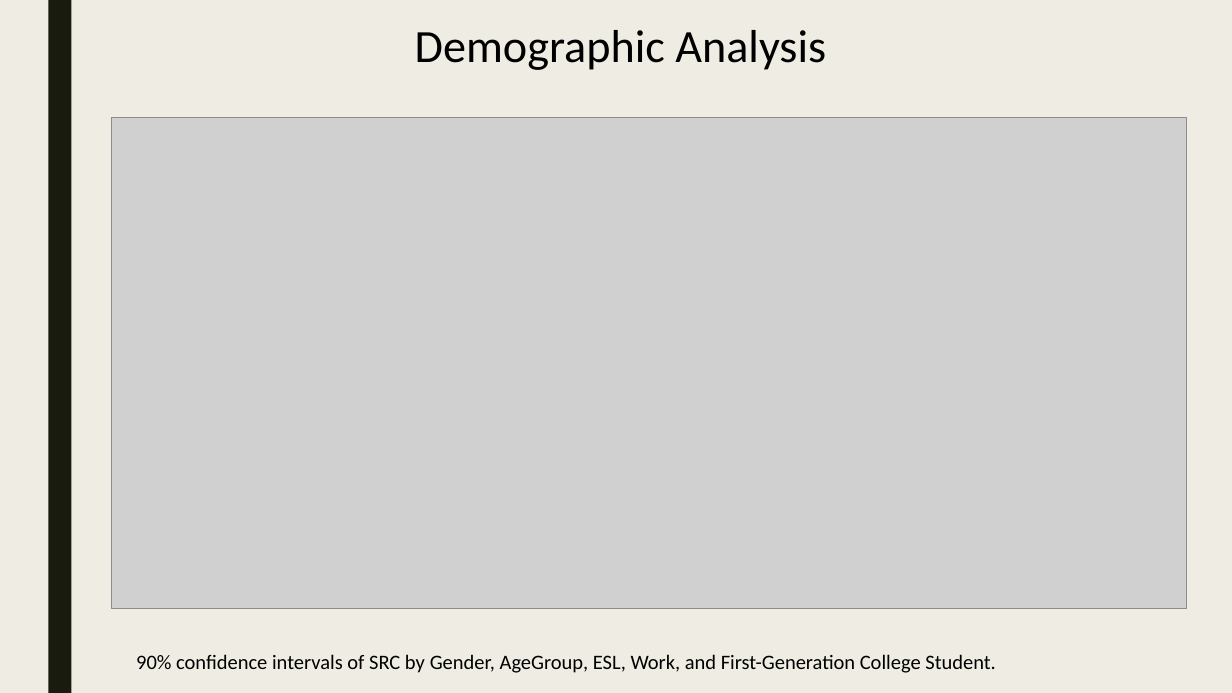
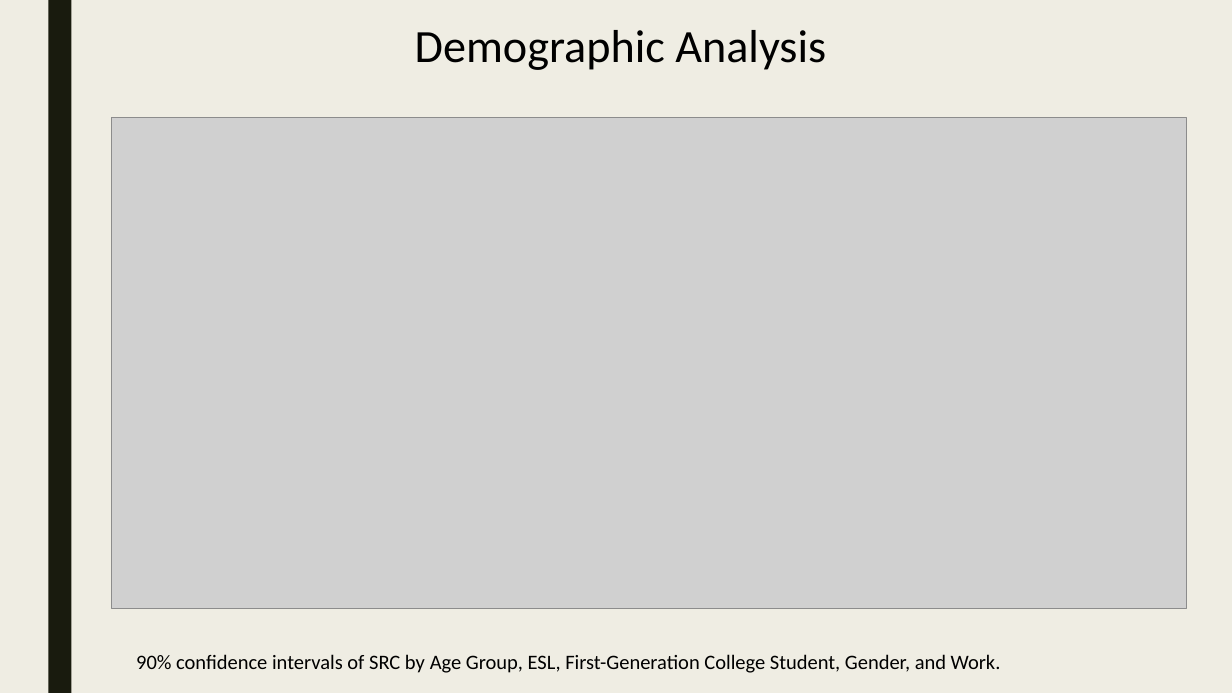
Before and after one commit to krisrs1128/talks, a slide deck: slide 14 of 2023/20231118/dsi-kris.pptx. Drawn at 1232x693 pixels with LibreOffice and Linux fonts; fonts in the diff are those of the drawing; grey boxes stand for pictures. Boxes give left, top, right and bottom in pixels: in the first picture for what was removed or moved away, otherwise in the second. Text is boxed around its words. In the diff, an @@ line names an element or a change of style, - is before the commit and + after.

```diff
--- a/2023/20231118/dsi-kris.pptx
+++ b/2023/20231118/dsi-kris.pptx
@@ text at (x1=136, y1=654, x2=1001, y2=673): text changed @@
-90% confidence intervals of SRC by Gender, AgeGroup, ESL, Work, and First-Generation College Student.
+90% confidence intervals of SRC by Age Group, ESL, First-Generation College Student, Gender, and Work.
```
Also in this commit, not shown: 2 other slides changed.
